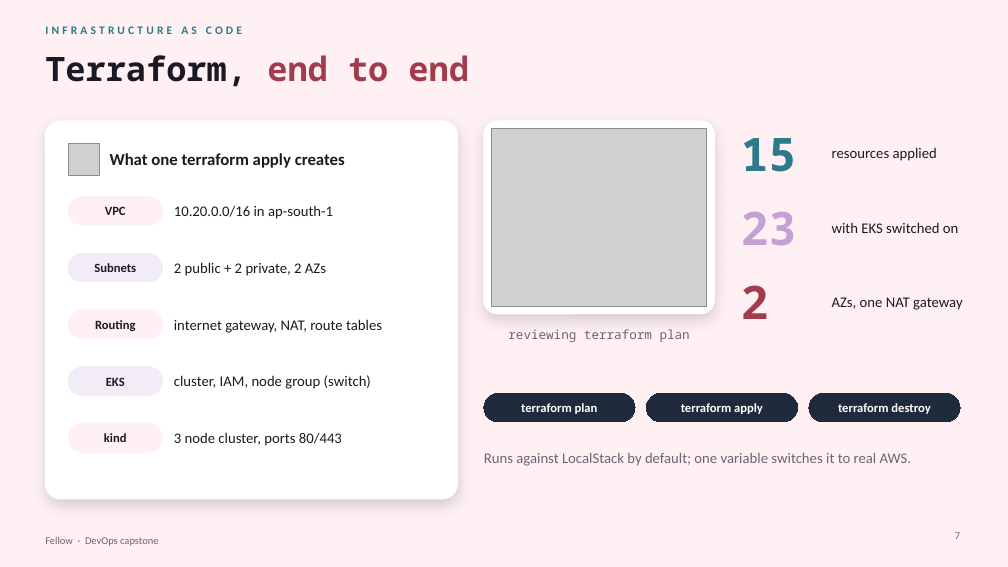
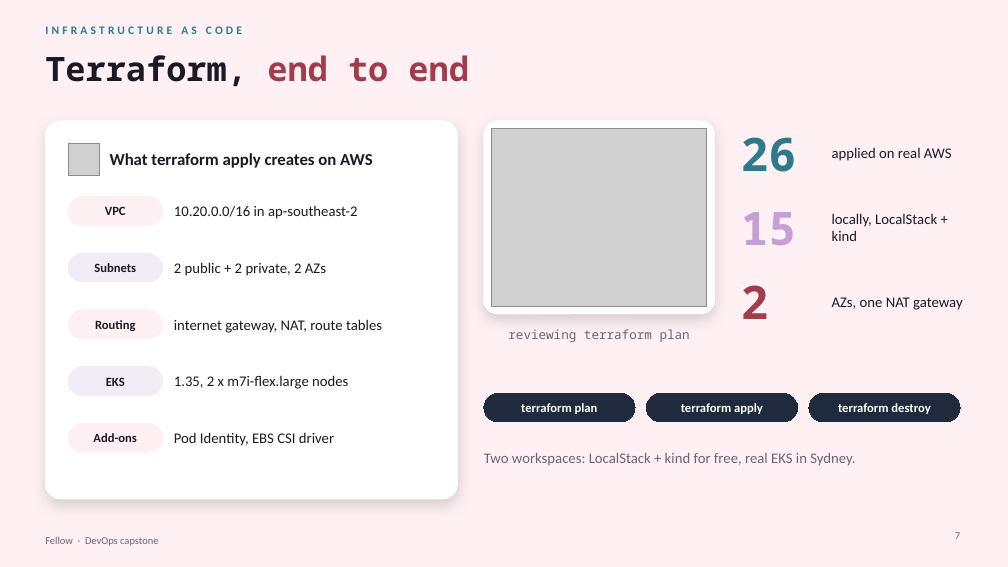
Before and after one commit to Manasvi-247/fellow-hrms, a slide deck: slide 7 of presentation.pptx. Drawn at 1008x567 pixels with LibreOffice and Linux fonts; fonts in the diff are those of the drawing; grey boxes stand for pictures. Boxes give left, top, right and bottom in pixels: in the first picture for what was removed or moved away, otherwise in the second. Text is boxed around its words. In the diff, an @@ line names an element or a change of style, - is before the commit and + after.

Commit message:
docs: document the real aws vpc and eks deployment in readme, submission and slides

```diff
--- a/presentation.pptx
+++ b/presentation.pptx
@@ text added at (x1=741, y1=137, x2=796, y2=172), 44 pt, text #2E7A8C, bold @@
+26
@@ text at (x1=832, y1=147, x2=952, y2=161): text changed @@
-resources applied
+applied on real AWS
@@ text at (x1=110, y1=153, x2=373, y2=168): text changed @@
-What one terraform apply creates
+What terraform apply creates on AWS
@@ text at (x1=174, y1=206, x2=358, y2=219): text changed @@
-10.20.0.0/16 in ap-south-1
+10.20.0.0/16 in ap-southeast-2
@@ text "15" moved from (x1=741, y1=138, x2=796, y2=172) to (x1=741, y1=212, x2=796, y2=245) @@
@@ text "15" at (x1=741, y1=212, x2=796, y2=245): text colour #2E7A8C to #C69FD5 @@
@@ text removed at (x1=741, y1=212, x2=796, y2=245) @@
-23
@@ text at (x1=832, y1=213, x2=937, y2=241): text changed @@
-with EKS switched on
+locally, LocalStack + kind
@@ text at (x1=174, y1=375, x2=348, y2=389): text changed @@
-cluster, IAM, node group (switch)
+1.35, 2 x m7i-flex.large nodes
@@ text in rounded rectangle at (x1=93, y1=433, x2=136, y2=442): text changed @@
-kind
+Add-ons
@@ text at (x1=174, y1=432, x2=334, y2=446): text changed @@
-3 node cluster, ports 80/443
+Pod Identity, EBS CSI driver
@@ text at (x1=484, y1=453, x2=855, y2=466): text changed @@
-Runs against LocalStack by default; one variable switches it to real AWS.
+Two workspaces: LocalStack + kind for free, real EKS in Sydney.
```
Also in this commit, not shown: 2 other slides changed, 3 other files.
